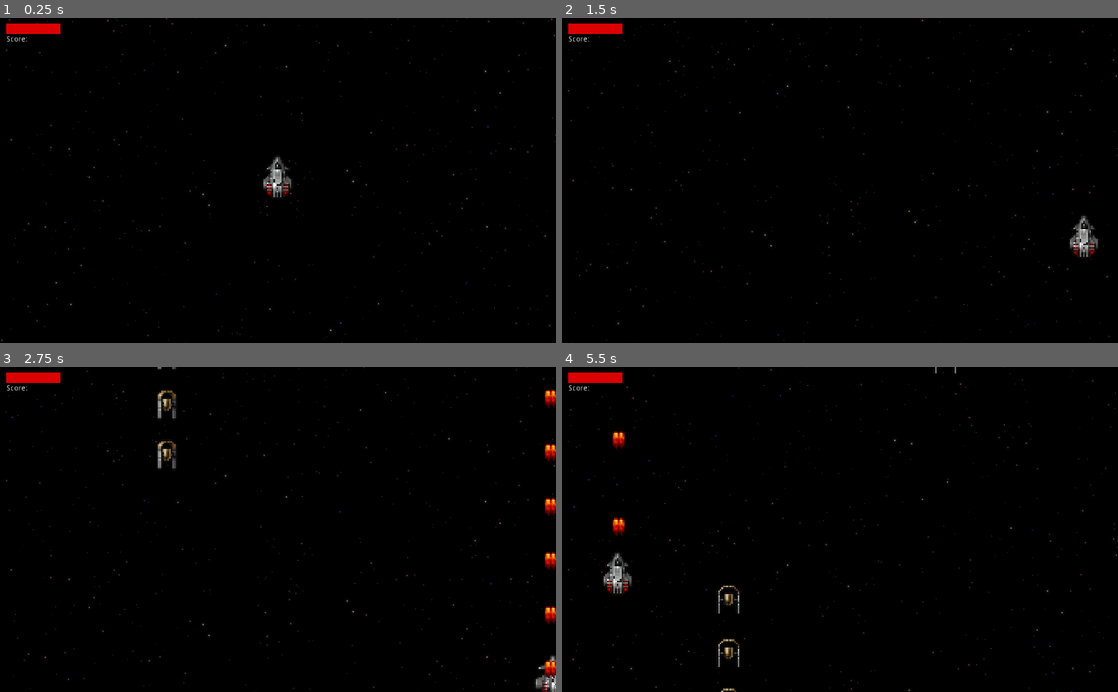
Above: before the commit, frames 1-4 (two rows, left to right).
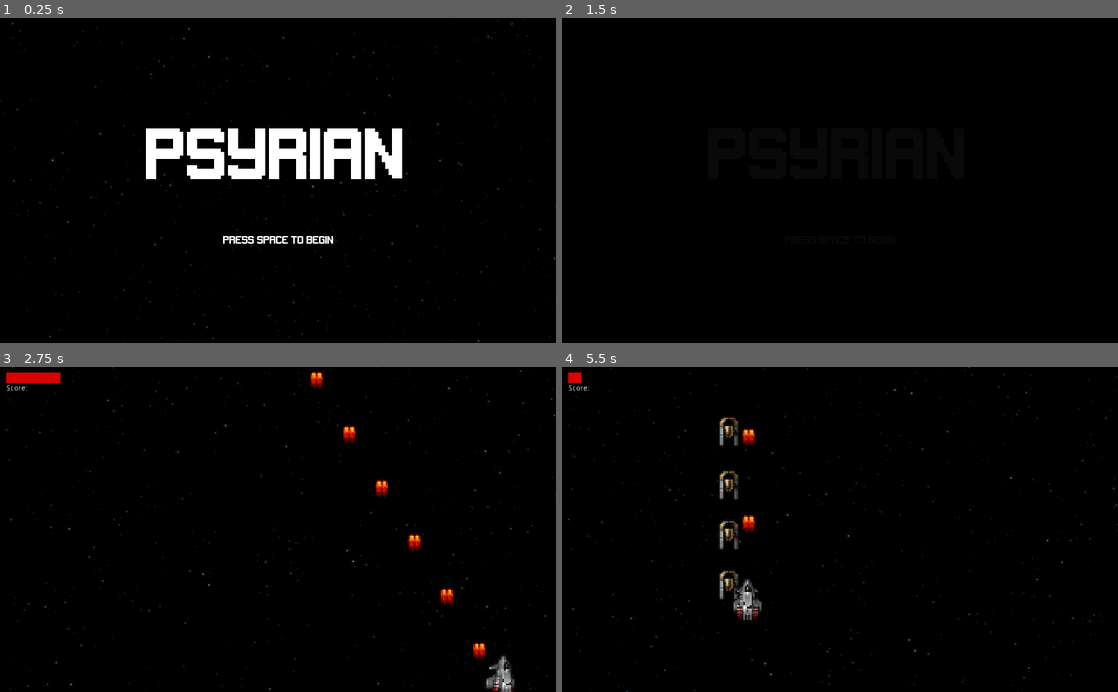
Above: after the commit, the same moments.

Repository: Phlank/FP-Psyrian
Game: Godot game, scene res://src/Shared/Title.tscn
Two runs of this game, one before a commit and one after it. Both use one fixed random seed, a clock stepped at 60 frames per second and the inputs below. Before the commit the project starts from res://src/Levels/Level1.tscn.
Inputs:
- Up to frame 1 (0.25 s): no input
- Up to frame 2 (1.5 s): tap Space (fire) at 0.5 s; hold Right (move_right) 0.53-1.28 s; hold Space (fire) 0.53-1.28 s; tap Enter (ui_accept) at 0.77, 0.8, 1.07, 1.35 s; hold Down (move_down) from 1.28 s (still down)
- Up to frame 3 (2.75 s): tap Enter (ui_accept) at 1.52, 1.82, 2.3 s; tap Space (fire) at 1.55 s; release Down (move_down) at 2.03 s; hold Right (move_right) from 2.03 s (still down); hold Space (fire) from 2.03 s (still down)
- Up to frame 4 (5.5 s): release Right (move_right) at 2.78 s; release Space (fire) at 2.78 s; hold Up (move_up) 2.78-3.53 s; tap Space (fire) at 2.85, 4.35 s; tap Enter (ui_accept) at 3.02, 3.32, 3.6, 3.77, 4.07, 4.52, 4.82, 5.3 s; hold Left (move_left) 3.53-5.03 s; hold Down (move_down) from 5.03 s (still down); hold Space (fire) from 5.03 s (still down)

The runs differ from the first frame. In frame 1, 6.0% of the frame differs, in the area x 0-100%, y 0-100%; in frame 2, 0.9%; in frame 3, 2.4%; in frame 4, 2.6%.

Commit message:
gh-5, gh-12: Finished level 1 enough, finished end screen
End screen loops back around to the main menu

Diff:
--- a/project/project.godot
+++ b/project/project.godot
@@ -51,7 +51,7 @@
 [application]
 
 config/name="project"
-run/main_scene="res://src/Levels/Level1.tscn"
+run/main_scene="res://src/Shared/Title.tscn"
 config/icon="res://icon.png"
 
 [display]
--- a/project/src/Levels/Level1.gd
+++ b/project/src/Levels/Level1.gd
@@ -6,6 +6,9 @@
 onready var score = 0
 onready var scene_movement = 200
 onready var bullet_scene = load("res://src/Shared/PlayerBullet.tscn")
+onready var dead = false
+onready var dead_time = 0.0
+onready var dead_fade_started = false
 
 func _ready():
 	$Fade.fade_in()
@@ -14,16 +17,22 @@
 	$Player.constant_movement = Vector2(0, -scene_movement)
 
 func _process(delta):
-	$ScoreLabel.rect_position = $PlayerArea.position + Vector2(-500, -270)
-	$HealthBar.position = $PlayerArea.position + Vector2(-450, -280)
-	$Camera2D.position = $PlayerArea.position
-	if Input.is_action_pressed("fire"):
-		_process_attack(delta)
-	_process_camera_movement(delta)
+	if !dead:
+		$ScoreLabel.rect_position = $PlayerArea.position + Vector2(-500, -270)
+		$HealthBar.position = $PlayerArea.position + Vector2(-450, -280)
+		$Camera2D.position = $PlayerArea.position
+		if Input.is_action_pressed("fire"):
+			_process_attack(delta)
+		_process_camera_movement(delta)
+	else:
+		dead_time += delta
+		if dead_time > 3 and !dead_fade_started:
+			$Fade.position = $Camera2D.position
+			$Fade.fade_out()
 
 func _process_attack(delta):
 	since_last_fire += delta
-	if (Input.is_action_pressed("fire") and since_last_fire > fire_rate):
+	if (Input.is_action_pressed("fire") and since_last_fire > fire_rate) and !dead:
 		since_last_fire = 0
 		_fire()
 
@@ -63,7 +72,6 @@
 	# Bullets
 	if area.is_in_group("bullets"):
 		area.queue_free()
-	pass # Replace with function body.
 
 func _on_Player_health_changed(health):
 	$HealthBar.set_health(health)
@@ -71,9 +79,18 @@
 func _on_PlayerArea_body_entered(body):
 	if body.is_in_group("enemies"):
 		body.start_action()
-	pass # Replace with function body.
 
 func _on_Rotator_death(score_bonus):
 	score += score_bonus
 	$ScoreLabel.text = "Score: " + str(score)
-	pass # Replace with function body.
+
+func _on_Player_died():
+	$BackgroundMusic.stop()
+	dead = true
+
+func _on_Fade_faded_out():
+	get_tree().change_scene("res://src/Shared/End.tscn")
+
+func _on_WinArea_body_entered(body):
+	if body.is_in_group("player"):
+		$Fade.fade_out()
--- a/project/src/Levels/Level1.tscn
+++ b/project/src/Levels/Level1.tscn
@@ -15,7 +15,7 @@
 [sub_resource type="RectangleShape2D" id=2]
 extents = Vector2( 1000, 300 )
 
-[node name="TestLevel" type="Node2D"]
+[node name="Level1" type="Node2D"]
 script = ExtResource( 1 )
 
 [node name="StarBackground" parent="." instance=ExtResource( 4 )]
@@ -308,7 +308,9 @@
 shape = SubResource( 2 )
 
 [node name="Fade" parent="." instance=ExtResource( 8 )]
-position = Vector2( -511.265, -295.996 )
+light_mask = 0
+position = Vector2( -1471.27, 2937.38 )
+scale = Vector2( 3, -30 )
 [connection signal="death" from="Enemies/Rotator6" to="." method="_on_Rotator_death"]
 [connection signal="death" from="Enemies/Rotator7" to="." method="_on_Rotator_death"]
 [connection signal="death" from="Enemies/Rotator8" to="." method="_on_Rotator_death"]
@@ -355,6 +357,9 @@
 [connection signal="death" from="Enemies/Rotator49" to="." method="_on_Rotator_death"]
 [connection signal="death" from="Enemies/Rotator28" to="." method="_on_Rotator_death"]
 [connection signal="death" from="Enemies/Rotator29" to="." method="_on_Rotator_death"]
+[connection signal="died" from="Player" to="." method="_on_Player_died"]
 [connection signal="health_changed" from="Player" to="." method="_on_Player_health_changed"]
 [connection signal="area_exited" from="PlayerArea" to="." method="_on_PlayerArea_area_exited"]
 [connection signal="body_entered" from="PlayerArea" to="." method="_on_PlayerArea_body_entered"]
+[connection signal="body_entered" from="WinArea" to="." method="_on_WinArea_body_entered"]
+[connection signal="faded_out" from="Fade" to="." method="_on_Fade_faded_out"]
--- /dev/null
+++ b/project/src/Shared/End.gd
@@ -0,0 +1,11 @@
+extends Node2D
+
+func _ready():
+	$Fade.fade_in()
+
+func _process(delta):
+	if Input.is_action_just_pressed("ui_accept"):
+		$Fade.fade_out()
+
+func _on_Fade_faded_out():
+	get_tree().change_scene("res://src/Shared/Title.tscn")
--- /dev/null
+++ b/project/src/Shared/End.tscn
@@ -0,0 +1,45 @@
+[gd_scene load_steps=7 format=2]
+
+[ext_resource path="res://src/Shared/StarBackground.tscn" type="PackedScene" id=1]
+[ext_resource path="res://assets/fonts/Gameplay.ttf" type="DynamicFontData" id=2]
+[ext_resource path="res://src/Shared/End.gd" type="Script" id=3]
+[ext_resource path="res://src/Shared/Fade.tscn" type="PackedScene" id=4]
+
+[sub_resource type="DynamicFont" id=1]
+size = 60
+font_data = ExtResource( 2 )
+
+[sub_resource type="DynamicFont" id=2]
+font_data = ExtResource( 2 )
+
+[node name="End" type="Node2D"]
+script = ExtResource( 3 )
+
+[node name="StarBackground" parent="." instance=ExtResource( 1 )]
+
+[node name="Label" type="Label" parent="."]
+margin_right = 1024.0
+margin_bottom = 500.0
+custom_fonts/font = SubResource( 1 )
+text = "Congratulations!"
+align = 1
+valign = 1
+autowrap = true
+__meta__ = {
+"_edit_use_anchors_": false
+}
+
+[node name="Label2" type="Label" parent="."]
+margin_top = 100.0
+margin_right = 1024.0
+margin_bottom = 600.0
+custom_fonts/font = SubResource( 2 )
+text = "That's all the game there is for now. Press Space to return to the main menu."
+align = 1
+valign = 1
+__meta__ = {
+"_edit_use_anchors_": false
+}
+
+[node name="Fade" parent="." instance=ExtResource( 4 )]
+[connection signal="faded_out" from="Fade" to="." method="_on_Fade_faded_out"]
--- a/project/src/Shared/Fade.gd
+++ b/project/src/Shared/Fade.gd
@@ -1,11 +1,8 @@
 class_name Fade
 extends Node2D
 
-signal faded_in
-signal faded_out
-
-func _ready():
-	pass # Replace with function body.
+signal faded_in()
+signal faded_out()
 
 func play(value):
 	$AnimationPlayer.play(value)
--- a/project/src/Shared/Fade.tscn
+++ b/project/src/Shared/Fade.tscn
@@ -1,8 +1,6 @@
 [gd_scene load_steps=4 format=2]
 
 [ext_resource path="res://src/Shared/Fade.gd" type="Script" id=1]
-
-
 
 [sub_resource type="Animation" id=1]
 resource_name = "fade_in"
--- a/project/src/Shared/Player.gd
+++ b/project/src/Shared/Player.gd
@@ -9,7 +9,9 @@
 
 var base_movement : Vector2
 var gun_level : int
+
 onready var vulnerable = true
+onready var dead = false
 
 var bullet_scene = load("res://src/Shared/PlayerBullet.tscn")
 
@@ -22,9 +24,10 @@
 	pass # Replace with function body.
 
 func _process(delta):
-	_process_movement(delta)
-	_process_bullet_spawns()
-	pass
+	if !dead:
+		_process_movement(delta)
+		_process_bullet_spawns()
+
 
 func _process_movement(delta):
 	if Input.is_action_pressed("move_left"):
@@ -77,6 +80,7 @@
 	base_movement = Vector2(0, 0)
 
 func _kill():
+	dead = true
 	vulnerable = false
 	emit_signal("died")
 	$AnimatedSprite.play("death")
--- a/project/src/Shared/Player.tscn
+++ b/project/src/Shared/Player.tscn
@@ -7,90 +7,90 @@
 
 [sub_resource type="AtlasTexture" id=1]
 atlas = ExtResource( 1 )
-region = Rect2( 69, 0, 23, 27 )
+region = Rect2( 23, 0, 23, 27 )
 
 [sub_resource type="AtlasTexture" id=2]
 atlas = ExtResource( 1 )
-region = Rect2( 23, 0, 23, 27 )
+region = Rect2( 69, 0, 23, 27 )
 
 [sub_resource type="AtlasTexture" id=3]
 atlas = ExtResource( 1 )
 region = Rect2( 46, 0, 23, 27 )
 
 [sub_resource type="AtlasTexture" id=4]
+atlas = ExtResource( 4 )
+region = Rect2( 0, 0, 24, 24 )
+
+[sub_resource type="AtlasTexture" id=5]
+atlas = ExtResource( 4 )
+region = Rect2( 0, 24, 24, 24 )
+
+[sub_resource type="AtlasTexture" id=6]
+atlas = ExtResource( 4 )
+region = Rect2( 24, 0, 24, 24 )
+
+[sub_resource type="AtlasTexture" id=7]
+atlas = ExtResource( 4 )
+region = Rect2( 24, 24, 24, 24 )
+
+[sub_resource type="AtlasTexture" id=8]
+atlas = ExtResource( 4 )
+region = Rect2( 48, 0, 24, 24 )
+
+[sub_resource type="AtlasTexture" id=9]
+atlas = ExtResource( 4 )
+region = Rect2( 48, 24, 24, 24 )
+
+[sub_resource type="AtlasTexture" id=10]
+atlas = ExtResource( 4 )
+region = Rect2( 72, 0, 24, 24 )
+
+[sub_resource type="AtlasTexture" id=11]
+atlas = ExtResource( 4 )
+region = Rect2( 72, 24, 24, 24 )
+
+[sub_resource type="AtlasTexture" id=12]
+atlas = ExtResource( 4 )
+region = Rect2( 96, 0, 24, 24 )
+
+[sub_resource type="AtlasTexture" id=13]
+atlas = ExtResource( 4 )
+region = Rect2( 96, 24, 24, 24 )
+
+[sub_resource type="AtlasTexture" id=14]
+atlas = ExtResource( 4 )
+region = Rect2( 120, 0, 24, 24 )
+
+[sub_resource type="AtlasTexture" id=15]
+atlas = ExtResource( 4 )
+region = Rect2( 120, 24, 24, 24 )
+
+[sub_resource type="AtlasTexture" id=16]
+atlas = ExtResource( 4 )
+region = Rect2( 144, 0, 24, 24 )
+
+[sub_resource type="AtlasTexture" id=17]
+atlas = ExtResource( 4 )
+region = Rect2( 144, 24, 24, 24 )
+
+[sub_resource type="AtlasTexture" id=18]
 atlas = ExtResource( 1 )
 region = Rect2( 92, 0, 23, 27 )
 
-[sub_resource type="AtlasTexture" id=5]
+[sub_resource type="AtlasTexture" id=19]
 atlas = ExtResource( 1 )
 region = Rect2( 0, 0, 23, 27 )
 
-[sub_resource type="AtlasTexture" id=8]
-atlas = ExtResource( 4 )
-region = Rect2( 0, 0, 24, 24 )
-
-[sub_resource type="AtlasTexture" id=9]
-atlas = ExtResource( 4 )
-region = Rect2( 0, 24, 24, 24 )
-
-[sub_resource type="AtlasTexture" id=10]
-atlas = ExtResource( 4 )
-region = Rect2( 24, 0, 24, 24 )
-
-[sub_resource type="AtlasTexture" id=11]
-atlas = ExtResource( 4 )
-region = Rect2( 24, 24, 24, 24 )
-
-[sub_resource type="AtlasTexture" id=12]
-atlas = ExtResource( 4 )
-region = Rect2( 48, 0, 24, 24 )
-
-[sub_resource type="AtlasTexture" id=13]
-atlas = ExtResource( 4 )
-region = Rect2( 48, 24, 24, 24 )
-
-[sub_resource type="AtlasTexture" id=14]
-atlas = ExtResource( 4 )
-region = Rect2( 72, 0, 24, 24 )
-
-[sub_resource type="AtlasTexture" id=15]
-atlas = ExtResource( 4 )
-region = Rect2( 72, 24, 24, 24 )
-
-[sub_resource type="AtlasTexture" id=16]
-atlas = ExtResource( 4 )
-region = Rect2( 96, 0, 24, 24 )
-
-[sub_resource type="AtlasTexture" id=17]
-atlas = ExtResource( 4 )
-region = Rect2( 96, 24, 24, 24 )
-
-[sub_resource type="AtlasTexture" id=18]
-atlas = ExtResource( 4 )
-region = Rect2( 120, 0, 24, 24 )
-
-[sub_resource type="AtlasTexture" id=19]
-atlas = ExtResource( 4 )
-region = Rect2( 120, 24, 24, 24 )
-
-[sub_resource type="AtlasTexture" id=20]
-atlas = ExtResource( 4 )
-region = Rect2( 144, 0, 24, 24 )
-
-[sub_resource type="AtlasTexture" id=21]
-atlas = ExtResource( 4 )
-region = Rect2( 144, 24, 24, 24 )
-
-[sub_resource type="SpriteFrames" id=6]
+[sub_resource type="SpriteFrames" id=20]
 animations = [ {
 "frames": [ SubResource( 1 ) ],
-"loop": false,
-"name": "right",
+"loop": true,
+"name": "left",
 "speed": 5.0
 }, {
 "frames": [ SubResource( 2 ) ],
-"loop": true,
-"name": "left",
+"loop": false,
+"name": "right",
 "speed": 5.0
 }, {
 "frames": [ SubResource( 3 ) ],
@@ -98,23 +98,23 @@
 "name": "idle",
 "speed": 5.0
 }, {
-"frames": [ SubResource( 4 ) ],
+"frames": [ SubResource( 4 ), SubResource( 5 ), SubResource( 6 ), SubResource( 7 ), SubResource( 8 ), SubResource( 9 ), SubResource( 10 ), SubResource( 11 ), SubResource( 12 ), SubResource( 13 ), SubResource( 14 ), SubResource( 15 ), SubResource( 16 ), SubResource( 17 ) ],
+"loop": false,
+"name": "death",
+"speed": 20.0
+}, {
+"frames": [ SubResource( 18 ) ],
 "loop": true,
 "name": "right_max",
 "speed": 5.0
 }, {
-"frames": [ SubResource( 5 ) ],
+"frames": [ SubResource( 19 ) ],
 "loop": true,
 "name": "left_max",
 "speed": 5.0
-}, {
-"frames": [ SubResource( 8 ), SubResource( 9 ), SubResource( 10 ), SubResource( 11 ), SubResource( 12 ), SubResource( 13 ), SubResource( 14 ), SubResource( 15 ), SubResource( 16 ), SubResource( 17 ), SubResource( 18 ), SubResource( 19 ), SubResource( 20 ), SubResource( 21 ) ],
-"loop": false,
-"name": "death",
-"speed": 5.0
 } ]
 
-[sub_resource type="CapsuleShape2D" id=7]
+[sub_resource type="CapsuleShape2D" id=21]
 radius = 7.83021
 height = 10.1346
 
@@ -125,11 +125,11 @@
 
 [node name="AnimatedSprite" type="AnimatedSprite" parent="."]
 position = Vector2( -0.629959, -0.787445 )
-frames = SubResource( 6 )
+frames = SubResource( 20 )
 animation = "idle"
 
 [node name="CollisionShape2D" type="CollisionShape2D" parent="."]
-shape = SubResource( 7 )
+shape = SubResource( 21 )
 
 [node name="BulletSpawn1" type="Node2D" parent="." groups=[
 "bulletspawns1",
